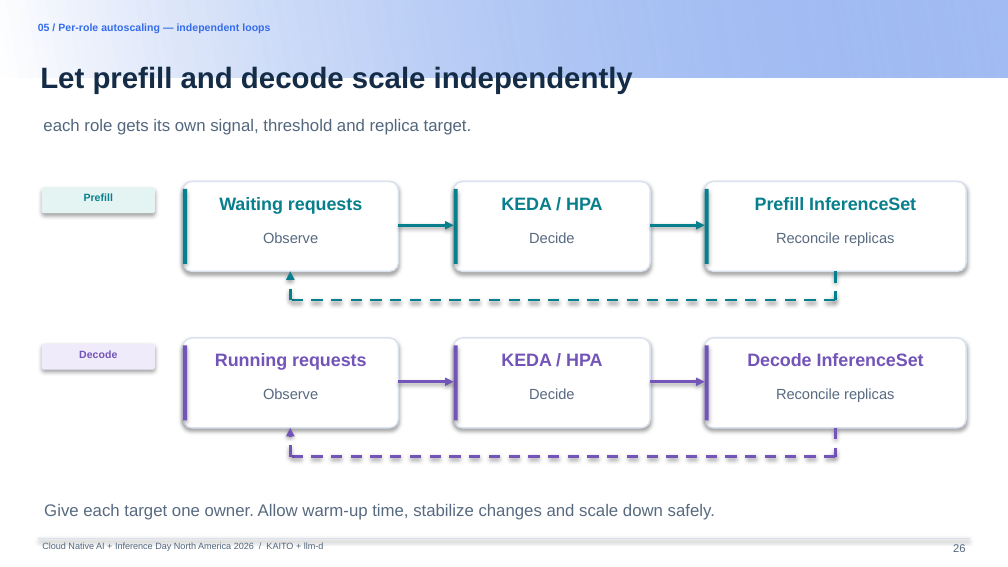
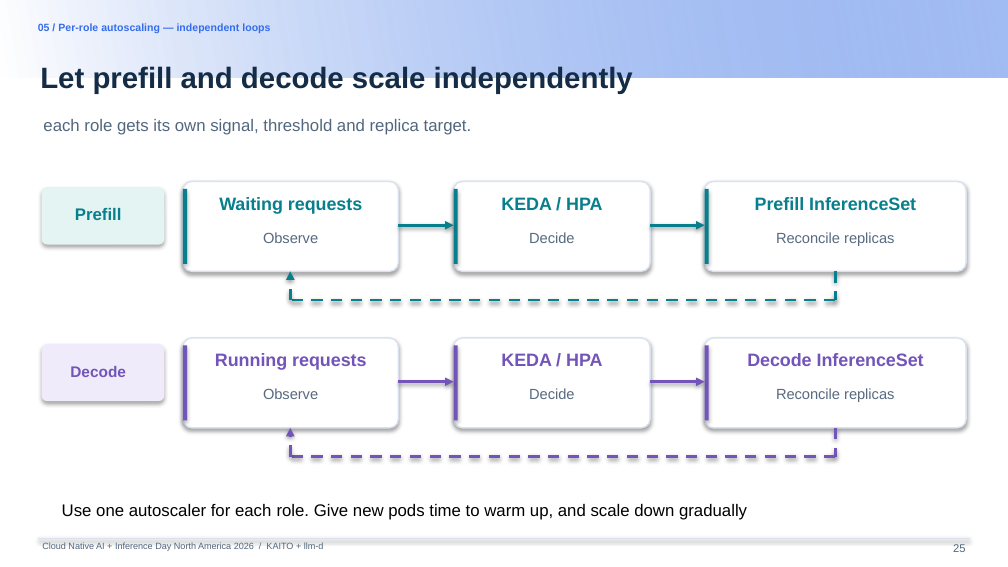
Before and after one commit to andyzhangx/demo, a slide deck: slide 25 of llm/pd-disaggregation/kubecon-na-2026-pd-disaggregation-kaito-llmd.pptx (slide 26 before the commit). Drawn at 1008x567 pixels with LibreOffice and Linux fonts; fonts in the diff are those of the drawing; background and template pictures are left out. Boxes give left, top, right and bottom in pixels: in the first picture for what was removed or moved away, otherwise in the second. Text is boxed around its words. In the diff, an @@ line names an element or a change of style, - is before the commit and + after.

```diff
--- a/llm/pd-disaggregation/kubecon-na-2026-pd-disaggregation-kaito-llmd.pptx
+++ b/llm/pd-disaggregation/kubecon-na-2026-pd-disaggregation-kaito-llmd.pptx
@@ rounded rectangle: place and size @@
-rounded rectangle at <box>41,187,154,214</box>
+rounded rectangle at <box>41,187,164,245</box>
@@ text "Prefill": place and size @@
-text "Prefill" at <box>84,193,113,201</box>
+text "Prefill" at <box>75,208,122,220</box>
@@ text "Prefill" at <box>75,208,122,220</box>: size 7.5 to 12 pt @@
@@ rounded rectangle: place and size @@
-rounded rectangle at <box>41,344,154,370</box>
+rounded rectangle at <box>41,344,164,401</box>
@@ text "Decode": place and size @@
-text "Decode" at <box>79,350,117,358</box>
+text "Decode" at <box>70,366,126,377</box>
@@ text "Decode" at <box>70,366,126,377</box>: size 7.5 to 11 pt @@
@@ text at <box>62,504,747,520</box>: text changed; text colour #586A80 to #000000 @@
-Give each target one owner. Allow warm-up time, stabilize changes and scale down safely.
+Use one autoscaler for each role. Give new pods time to warm up, and scale down gradually
```
Also in this commit, not shown: 6 other slides changed.
